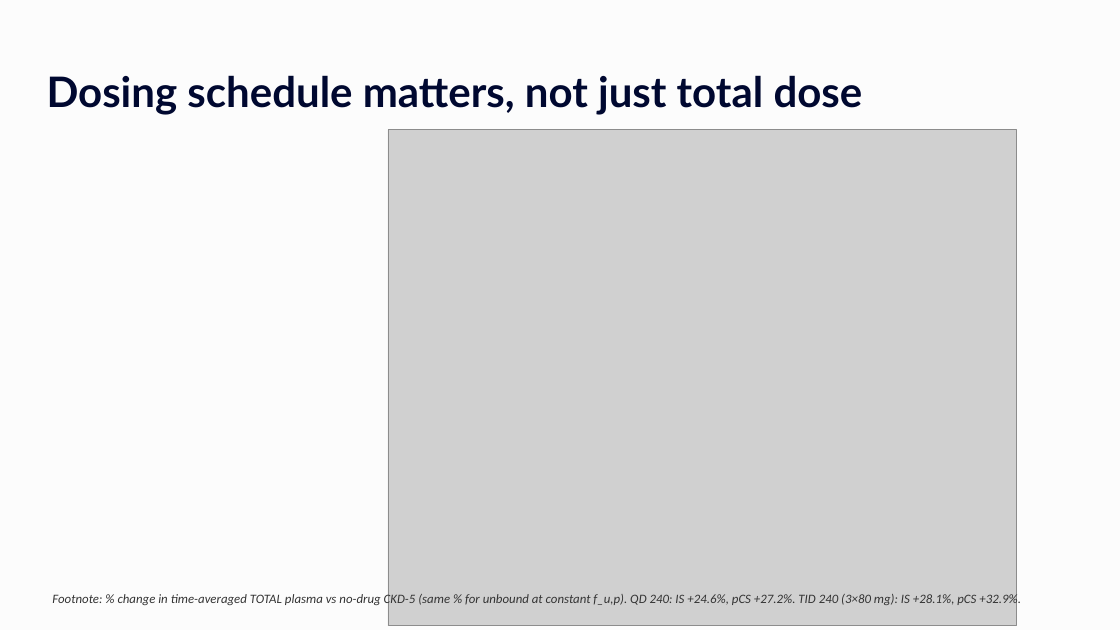
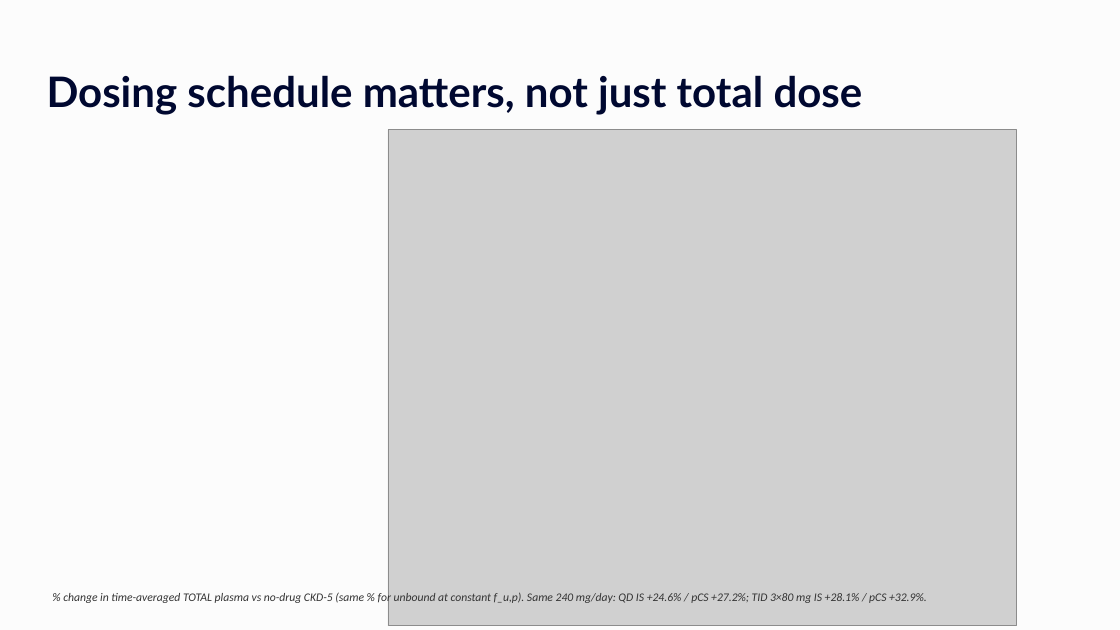
Before and after one commit to noroozbabaee/PBPK_Furosemide_Uremic_Toxins, a slide deck: slide 15 of publication_code/Furosemide_PBUT_UserCommittee_29_9_2026_Final.pptx. Drawn at 1120x630 pixels with LibreOffice and Linux fonts; fonts in the diff are those of the drawing; grey boxes stand for pictures; background and template pictures are left out. Boxes give left, top, right and bottom in pixels: in the first picture for what was removed or moved away, otherwise in the second. Text is boxed around its words. In the diff, an @@ line names an element or a change of style, - is before the commit and + after.

```diff
--- a/publication_code/Furosemide_PBUT_UserCommittee_29_9_2026_Final.pptx
+++ b/publication_code/Furosemide_PBUT_UserCommittee_29_9_2026_Final.pptx
@@ text at (x1=63, y1=592, x2=927, y2=605): text changed; size 11 to 10 pt @@
-Footnote: % change in time-averaged TOTAL plasma vs no-drug CKD-5 (same % for unbound at constant f_u,p). QD 240: IS +24.6%, pCS +27.2%. TID 240 (3×80 mg): IS +28.1%, pCS +32.9%.
+% change in time-averaged TOTAL plasma vs no-drug CKD-5 (same % for unbound at constant f_u,p). Same 240 mg/day: QD IS +24.6% / pCS +27.2%; TID 3×80 mg IS +28.1% / pCS +32.9%.
```
Also in this commit, not shown: 5 other slides changed.
